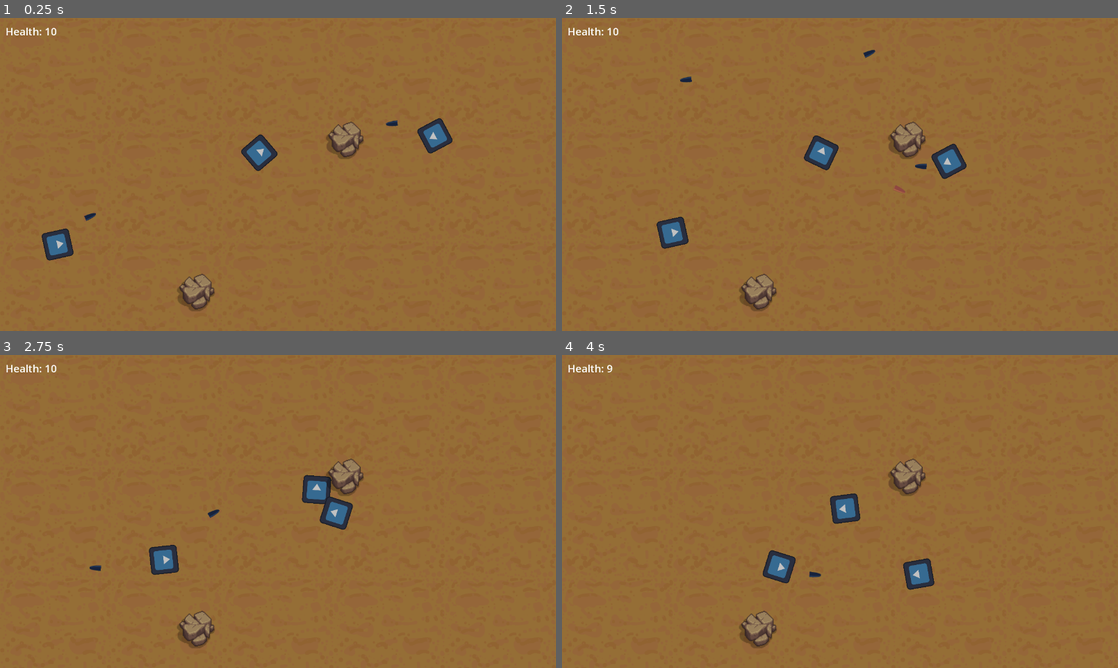
Above: before the commit, frames 1-4 (two rows, left to right).
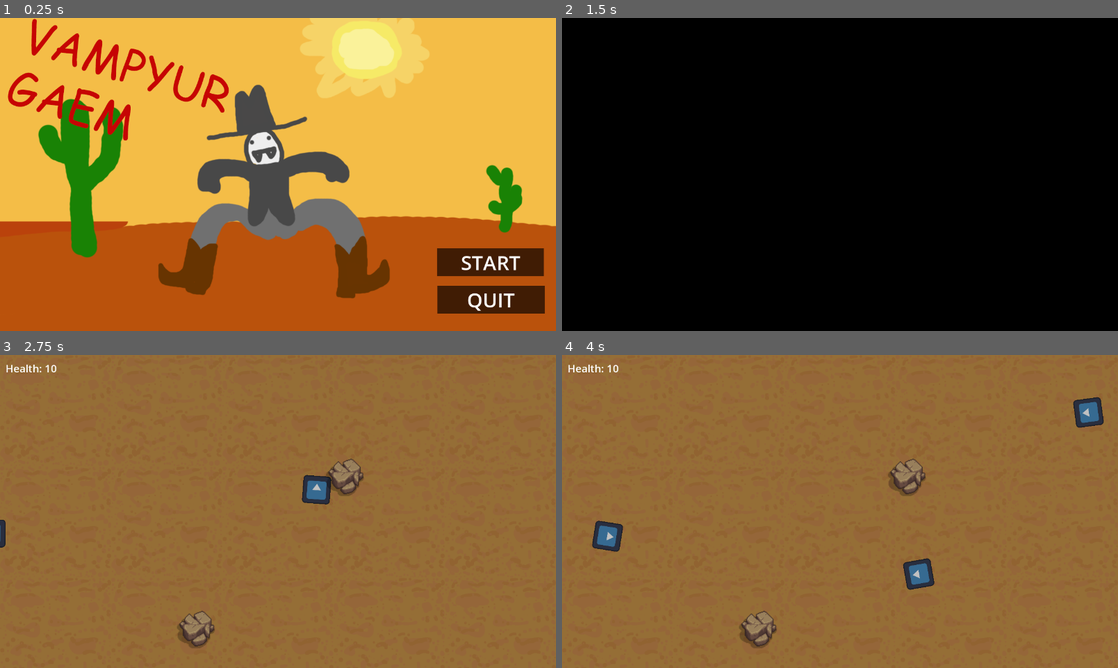
Above: after the commit, the same moments.

Repository: Nevakanezah/project-solar
Game: Godot game, scene res://Scenes/main_menu.tscn
Same seed, same stepped clock (60 frames per second), same inputs: the game is played once before the commit and once after it. Before the commit the project starts from res://Scenes/level.tscn. The engine's default icon, where the game draws it, is replaced by a stand-in: a white triangle on a blue panel in a dark square.
Inputs (mouse positions are in pixels of both pictures, inside the frame that each line leads up to):
- Up to frame 1 (0.25 s): no input
- Up to frame 2 (1.5 s): click (1051, 262) at 0.5 s, where only the run after the commit has a clickable "START"; click (1051, 262) at 1.25 s, where only the run after the commit has a clickable "START"
- Up to frame 3 (2.75 s): move the mouse to (400, 495) at 2.02 s; press the mouse at (400, 495) at 2.03 s; hold D (right) from 2.03 s (still down)
- Up to frame 4 (4 s): move the mouse to (728, 527) at 2.77 s; release D (right) at 2.78 s; release the mouse at (728, 527) at 2.78 s; hold S (down) 2.78-3.53 s; click (728, 527) at 2.85 s; move the mouse to (895, 442) at 3.52 s; press the mouse at (895, 442) at 3.53 s; hold D (right) from 3.53 s (still down)

The runs differ from the first frame. In frame 1, 100% of the frame differs, in the area x 0-100%, y 0-100%; in frame 2, 100%; in frame 3, 1.0%; in frame 4, 1.9%.

Commit message:
Unify audio handling, and add main menu - Unified SFX handling into GlobalSoundManager - Added main menu with prototype art - Added screen transition effect - minor fixes to enemy behaviour

Diff:
--- a/Objects/Scenes/enemy.tscn
+++ b/Objects/Scenes/enemy.tscn
@@ -1,11 +1,10 @@
-[gd_scene load_steps=9 format=3 uid="uid://cwulc8kgwxlfe"]
+[gd_scene load_steps=8 format=3 uid="uid://cwulc8kgwxlfe"]
 
 [ext_resource type="Texture2D" uid="uid://c211of1yjljgw" path="res://icon.svg" id="1_gq0rh"]
 [ext_resource type="Script" path="res://Objects/Scripts/enemy.gd" id="1_xwkit"]
 [ext_resource type="Script" path="res://Objects/Scripts/enemy_weapon.gd" id="3_me6io"]
 [ext_resource type="PackedScene" uid="uid://bshyc7o2b8stj" path="res://Util/health_component.tscn" id="4_5gu80"]
 [ext_resource type="PackedScene" uid="uid://cenya1qutm3l7" path="res://Util/HurtboxComponent.tscn" id="5_fhnjc"]
-[ext_resource type="AudioStream" uid="uid://cmd2s6enge0ji" path="res://Assets/Audio/SFX/enemy sfx/sfx_enemy_shoot.mp3" id="6_mc6l3"]
 
 [sub_resource type="RectangleShape2D" id="RectangleShape2D_42cxy"]
 size = Vector2(63, 63)
@@ -15,7 +14,7 @@
 
 [node name="Enemy" type="CharacterBody2D"]
 collision_layer = 4
-collision_mask = 28
+collision_mask = 12
 script = ExtResource("1_xwkit")
 
 [node name="FloorCollision" type="CollisionShape2D" parent="."]
@@ -44,10 +43,9 @@
 [node name="MeleeAttackTimer" type="Timer" parent="."]
 wait_time = 0.2
 
-[node name="EnemyWeapon" type="Node2D" parent="." node_paths=PackedStringArray("firing_position", "attack_sfx")]
+[node name="EnemyWeapon" type="Node2D" parent="." node_paths=PackedStringArray("firing_position")]
 script = ExtResource("3_me6io")
 firing_position = NodePath("../FiringPosition")
-attack_sfx = NodePath("../ASP_gunshot")
 
 [node name="HealthComponent" parent="." node_paths=PackedStringArray("hurtbox") instance=ExtResource("4_5gu80")]
 hurtbox = NodePath("../HurtboxComponent")
@@ -64,9 +62,6 @@
 
 [node name="FiringPosition" type="Marker2D" parent="."]
 
-[node name="ASP_gunshot" type="AudioStreamPlayer2D" parent="."]
-stream = ExtResource("6_mc6l3")
-
 [connection signal="body_entered" from="MeleeDamageArea" to="." method="_on_damage_area_body_entered"]
 [connection signal="body_exited" from="MeleeDamageArea" to="." method="_on_damage_area_body_exited"]
 [connection signal="velocity_computed" from="NavigationAgent2D" to="." method="_on_navigation_agent_2d_velocity_computed"]
--- a/Objects/Scripts/enemy_weapon.gd
+++ b/Objects/Scripts/enemy_weapon.gd
@@ -2,7 +2,6 @@
 
 @onready var weapon_owner : CharacterBody2D = get_owner()
 @export var firing_position : Marker2D
-@export var attack_sfx : AudioStreamPlayer2D
 
 @export var max_attack_cooldown := 2.0
 @export var rand_attack_delay := 1.0
@@ -19,7 +18,7 @@
 var bullet_scene: PackedScene = preload("res://Objects/Scenes/bullet.tscn")
 
 var attack_cooldown_remaining := 3.0
-var attacking = true
+var attacking = false
 
 func _physics_process(delta: float) -> void:
 	if not player or not player.visible:
@@ -64,9 +63,7 @@
 
 	projectiles.add_child(bullet)
 	# ============
-	if attack_sfx and not attack_sfx.playing:
-		attack_sfx.pitch_scale = randf_range(0.7, 1.3)
-		attack_sfx.play()
+	GlobalSoundManager.play_gunshot(4.0, 0.7, 1.3)
 
 func _handle_melee_attack():
 	pass
--- a/Player/Scripts/asp_player_die.gd
+++ /dev/null
@@ -1,5 +0,0 @@
-extends AudioStreamPlayer2D
-
-
-func global_player_died_event():
-	play()
--- a/Player/Scripts/player.gd
+++ b/Player/Scripts/player.gd
@@ -1,8 +1,5 @@
 class_name Player
 extends CharacterBody2D
-
-@onready var playerwalkingaudiostream = $"SFX/AudioStreamPlayer_fs"
-@onready var asp_player_hurt = $"SFX/AudioStreamPlayer_hurt"
 
 @export var speed: int = 250
 
@@ -29,22 +26,21 @@
 	if direction != Vector2.ZERO:
 		#velocity = direction * speed
 		velocity = velocity.move_toward(direction * speed, delta*speed*8)
-
-		if not playerwalkingaudiostream.playing:
-			playerwalkingaudiostream.pitch_scale = randf_range(0.9, 1.2)
-			playerwalkingaudiostream.play() #start sound on movement
+		GlobalSoundManager.play_footsteps()
 	else:
 		velocity = velocity.move_toward(Vector2.ZERO, delta*speed*3)
-		playerwalkingaudiostream.stop() #stop sound when idle
+		GlobalSoundManager.stop_footsteps()
 
 	move_and_slide()
 	look_at(get_global_mouse_position())
 
 func _on_health_changed(health : float):
 	ui.health_label.text = "Health: " + str(health_component.health)
-	asp_player_hurt.play()
+	GlobalSoundManager.play_hurt()
 	if health <= 0:
 		_on_player_killed_event()
 
 func _on_player_killed_event():
 	visible = false
+	$PlayerWeapon.enabled = false
+	get_tree().call_group("GlobalPlayerEvents", "global_player_died_event")
--- a/Player/Scripts/player_weapon.gd
+++ b/Player/Scripts/player_weapon.gd
@@ -4,10 +4,10 @@
 
 @export var firing_position : Marker2D
 @export var max_attack_cooldown := 0.6
+@export var enabled := true
 
 @onready var player : Player = get_owner()
 @onready var projectiles: Node = get_node("/root/Level/Projectiles")
-@onready var playershootingaudiostream = $"../SFX/AudioStreamPlayer_shoot"
 
 var bullet_scene: PackedScene = preload("res://Objects/Scenes/bullet.tscn")
 
@@ -15,7 +15,8 @@
 var attacking = true
 
 func _physics_process(delta: float) -> void:
-
+	if not enabled:
+		return
 	if attack_cooldown_remaining > 0.0:
 		attack_cooldown_remaining -= delta
 
@@ -49,5 +50,5 @@
 		projectiles.add_child(spawned_bullet)
 		spawned_bullet.global_position = firing_position.global_position
 		spawned_bullet.rotation = aim_direction.angle()
-		playershootingaudiostream.play()
+		GlobalSoundManager.play_gunshot()
 		player_weapon_fired.emit()
--- a/Player/player.tscn
+++ b/Player/player.tscn
@@ -1,13 +1,10 @@
-[gd_scene load_steps=11 format=3 uid="uid://dt7rhhabjhbvt"]
+[gd_scene load_steps=8 format=3 uid="uid://dt7rhhabjhbvt"]
 
 [ext_resource type="Script" path="res://Player/Scripts/player.gd" id="1_8ndhk"]
 [ext_resource type="Texture2D" uid="uid://c211of1yjljgw" path="res://icon.svg" id="2_gojew"]
 [ext_resource type="PackedScene" uid="uid://bshyc7o2b8stj" path="res://Util/health_component.tscn" id="3_r2k1o"]
 [ext_resource type="PackedScene" uid="uid://cenya1qutm3l7" path="res://Util/HurtboxComponent.tscn" id="4_sdw4b"]
 [ext_resource type="Script" path="res://Player/Scripts/player_weapon.gd" id="5_c1be6"]
-[ext_resource type="AudioStream" uid="uid://dwh2a4s3b4ls8" path="res://Assets/Audio/SFX/player sfx/sfx_player_fs.mp3" id="6_irx67"]
-[ext_resource type="AudioStream" uid="uid://dpqiwg5f0fmuc" path="res://Assets/Audio/SFX/player sfx/sfx_player_shoot.mp3" id="7_xoxns"]
-[ext_resource type="AudioStream" uid="uid://jwunxy61xq7v" path="res://Assets/Audio/SFX/player sfx/sfx_player_hit.mp3" id="8_04xna"]
 
 [sub_resource type="CircleShape2D" id="CircleShape2D_l4xoc"]
 radius = 33.0038
@@ -43,19 +40,3 @@
 firing_position = NodePath("../FiringPosition")
 
 [node name="FiringPosition" type="Marker2D" parent="."]
-
-[node name="SFX" type="Node" parent="."]
-
-[node name="AudioStreamPlayer_fs" type="AudioStreamPlayer2D" parent="SFX"]
-stream = ExtResource("6_irx67")
-volume_db = 8.0
-bus = &"SFX"
-
-[node name="AudioStreamPlayer_shoot" type="AudioStreamPlayer2D" parent="SFX"]
-stream = ExtResource("7_xoxns")
-bus = &"SFX"
-
-[node name="AudioStreamPlayer_hurt" type="AudioStreamPlayer2D" parent="SFX"]
-stream = ExtResource("8_04xna")
-volume_db = 15.0
-bus = &"SFX"
--- /dev/null
+++ b/Scenes/Scripts/main_menu.gd
@@ -0,0 +1,29 @@
+class_name MainMenu
+extends Control
+
+
+func _init():
+	# Disable buttons until we're ready to use them
+	for child in get_children():
+		if is_instance_of(child, TextureButton):
+			child.disabled = true
+
+# Called when the node enters the scene tree for the first time.
+func _ready():
+	# Enable buttons
+	for child in get_children():
+		if is_instance_of(child, TextureButton):
+			child.disabled = false
+
+func _on_start_button_pressed():
+	var next_scene = load("res://Scenes/level.tscn")
+	SceneTransition.transition_to(next_scene)
+	GlobalSoundManager.play_hurt()
+
+
+func _on_exit_button_pressed():
+	get_tree().quit()
+
+
+func _on_quit_button_pressed():
+	pass # Replace with function body.
--- a/Scenes/level.tscn
+++ b/Scenes/level.tscn
@@ -1,15 +1,18 @@
-[gd_scene load_steps=14 format=4 uid="uid://c1uj63twtyj35"]
+[gd_scene load_steps=12 format=4 uid="uid://c1uj63twtyj35"]
 
 [ext_resource type="PackedScene" uid="uid://dt7rhhabjhbvt" path="res://Player/player.tscn" id="1_24gyy"]
 [ext_resource type="PackedScene" uid="uid://b82n3jasfmuug" path="res://Objects/Scenes/obstacle.tscn" id="1_dqfh5"]
-[ext_resource type="Script" path="res://Scenes/level.gd" id="1_l4aa1"]
+[ext_resource type="Script" path="res://Scenes/Scripts/level.gd" id="1_l4aa1"]
 [ext_resource type="PackedScene" uid="uid://cwulc8kgwxlfe" path="res://Objects/Scenes/enemy.tscn" id="1_s1ljt"]
 [ext_resource type="Texture2D" uid="uid://d14gtg4m0nl36" path="res://Assets/Art/bg.png" id="2_3qchw"]
 [ext_resource type="PackedScene" uid="uid://eatb8kpnr1u" path="res://Scenes/Obstacles/invisible_border.tscn" id="2_erifk"]
 [ext_resource type="PackedScene" uid="uid://baed36aj0tlpi" path="res://Scenes/ui.tscn" id="2_l4o6g"]
 [ext_resource type="AudioStream" uid="uid://bwspkydm5yce0" path="res://Assets/Audio/Music/good_vlad_ugly_loop_130bmp_4_4_battle.wav" id="6_jes3y"]
-[ext_resource type="AudioStream" uid="uid://ddpumr7iptml4" path="res://Assets/Audio/SFX/sfx_lose_stinger.mp3" id="8_wopcl"]
-[ext_resource type="Script" path="res://Player/Scripts/asp_player_die.gd" id="9_4fmxs"]
+
+[sub_resource type="NavigationPolygon" id="NavigationPolygon_ig5e0"]
+vertices = PackedVector2Array(1274.96, 708, 488.344, 708, 530.703, 678.43, 1272.04, 4, 884.859, 281.297, 859.82, 217.539, 359.07, 634.547, 396.352, 708, 8.03906, 708, 10.9609, 4, 853.453, 349.75, 795.094, 373.781, 535.18, 602.273, 731.594, 348.828, 504.43, 555.578, 383.977, 570.023, 701.141, 282.297, 444.961, 536.141, 726.18, 218.547, 793.992, 188.039)
+polygons = Array[PackedInt32Array]([PackedInt32Array(0, 1, 2), PackedInt32Array(3, 0, 4, 5), PackedInt32Array(6, 7, 8, 9), PackedInt32Array(10, 4, 0), PackedInt32Array(11, 10, 0, 2, 12), PackedInt32Array(13, 11, 12, 14), PackedInt32Array(15, 6, 9), PackedInt32Array(16, 17, 15, 9, 18), PackedInt32Array(16, 13, 14, 17), PackedInt32Array(3, 5, 19), PackedInt32Array(9, 3, 19), PackedInt32Array(18, 9, 19)])
+outlines = Array[PackedVector2Array]([PackedVector2Array(1, -6, -2, 718, 1285, 718, 1282, -6), PackedVector2Array(392, 577, 446, 547, 498, 564, 525, 605, 521, 673, 468, 710, 403, 699, 370, 634), PackedVector2Array(794, 199, 852, 225, 874, 281, 846, 342, 795, 363, 739, 341, 712, 282, 734, 226)])
 
 [sub_resource type="TileSetAtlasSource" id="TileSetAtlasSource_lyywh"]
 texture = ExtResource("2_3qchw")
@@ -20,13 +23,11 @@
 tile_size = Vector2i(256, 256)
 sources/0 = SubResource("TileSetAtlasSource_lyywh")
 
-[sub_resource type="NavigationPolygon" id="NavigationPolygon_ig5e0"]
-vertices = PackedVector2Array(1274.96, 708, 488.344, 708, 530.703, 678.43, 1272.04, 4, 884.859, 281.297, 859.82, 217.539, 359.07, 634.547, 396.352, 708, 8.03906, 708, 10.9609, 4, 853.453, 349.75, 795.094, 373.781, 535.18, 602.273, 731.594, 348.828, 504.43, 555.578, 383.977, 570.023, 701.141, 282.297, 444.961, 536.141, 726.18, 218.547, 793.992, 188.039)
-polygons = Array[PackedInt32Array]([PackedInt32Array(0, 1, 2), PackedInt32Array(3, 0, 4, 5), PackedInt32Array(6, 7, 8, 9), PackedInt32Array(10, 4, 0), PackedInt32Array(11, 10, 0, 2, 12), PackedInt32Array(13, 11, 12, 14), PackedInt32Array(15, 6, 9), PackedInt32Array(16, 17, 15, 9, 18), PackedInt32Array(16, 13, 14, 17), PackedInt32Array(3, 5, 19), PackedInt32Array(9, 3, 19), PackedInt32Array(18, 9, 19)])
-outlines = Array[PackedVector2Array]([PackedVector2Array(1, -6, -2, 718, 1285, 718, 1282, -6), PackedVector2Array(392, 577, 446, 547, 498, 564, 525, 605, 521, 673, 468, 710, 403, 699, 370, 634), PackedVector2Array(794, 199, 852, 225, 874, 281, 846, 342, 795, 363, 739, 341, 712, 282, 734, 226)])
-
 [node name="Level" type="Node2D"]
 script = ExtResource("1_l4aa1")
+
+[node name="NavigationRegion2D" type="NavigationRegion2D" parent="."]
+navigation_polygon = SubResource("NavigationPolygon_ig5e0")
 
 [node name="TileMapLayer" type="TileMapLayer" parent="."]
 tile_map_data = PackedByteArray("AAD/////AAAAAAAAAAD//wAAAAAAAAAAAAD//wEAAAAAAAAAAAD//wIAAAAAAAAAAAD//wMAAAAAAAAAAAAAAP …(480 unchanged characters)…
@@ -63,10 +64,10 @@
 [node name="Enemies" type="Node" parent="."]
 
 [node name="Enemy" parent="Enemies" instance=ExtResource("1_s1ljt")]
-position = Vector2(1017, 262)
+position = Vector2(1448, 121)
 
 [node name="Enemy2" parent="Enemies" instance=ExtResource("1_s1ljt")]
-position = Vector2(115, 526)
+position = Vector2(-131, 410)
 
 [node name="Player" parent="." instance=ExtResource("1_24gyy")]
 position = Vector2(597, 310)
@@ -79,12 +80,3 @@
 volume_db = -0.342
 panning_strength = 1.01
 bus = &"Music"
-
-[node name="NavigationRegion2D" type="NavigationRegion2D" parent="."]
-navigation_polygon = SubResource("NavigationPolygon_ig5e0")
-
-[node name="SFX" type="Node" parent="."]
-
-[node name="ASP_Player_Die" type="AudioStreamPlayer2D" parent="SFX" groups=["GlobalPlayerEvents"]]
-stream = ExtResource("8_wopcl")
-script = ExtResource("9_4fmxs")
--- /dev/null
+++ b/Scenes/main_menu.tscn
@@ -0,0 +1,88 @@
+[gd_scene load_steps=9 format=3 uid="uid://b0ngw6rle4cbk"]
+
+[ext_resource type="Script" path="res://Scenes/Scripts/main_menu.gd" id="1_jckcn"]
+[ext_resource type="AudioStream" uid="uid://b0jprx0jaqbfy" path="res://Assets/Audio/Music/good_vlad_ugly_loop_130bmp_4_4_upgrade_menu.wav" id="2_48s6k"]
+[ext_resource type="Texture2D" uid="uid://d0w68dlts6ljw" path="res://Assets/Art/titlePlaceholder.png" id="2_sfdtl"]
+
+[sub_resource type="Gradient" id="Gradient_rqjq0"]
+colors = PackedColorArray(0, 0, 0, 0.654902, 0, 0, 0, 0.654902)
+
+[sub_resource type="GradientTexture2D" id="GradientTexture2D_jvr6d"]
+gradient = SubResource("Gradient_rqjq0")
+fill_to = Vector2(0, 1)
+
+[sub_resource type="SystemFont" id="SystemFont_lpqwg"]
+font_names = PackedStringArray("Comic Sans MS")
+
+[sub_resource type="LabelSettings" id="LabelSettings_8yudv"]
+font = SubResource("SystemFont_lpqwg")
+font_size = 46
+
+[sub_resource type="GradientTexture2D" id="GradientTexture2D_rqfc3"]
+gradient = SubResource("Gradient_rqjq0")
+fill_to = Vector2(0, 1)
+
+[node name="MainMenu" type="Control"]
+layout_mode = 3
+anchors_preset = 15
+anchor_right = 1.0
+anchor_bottom = 1.0
+grow_horizontal = 2
+grow_vertical = 2
+script = ExtResource("1_jckcn")
+
+[node name="Background" type="TextureRect" parent="."]
+layout_mode = 1
+anchors_preset = 15
+anchor_right = 1.0
+anchor_bottom = 1.0
+grow_horizontal = 2
+grow_vertical = 2
+texture = ExtResource("2_sfdtl")
+
+[node name="Menu" type="TextureRect" parent="."]
+offset_right = 40.0
+offset_bottom = 40.0
+
+[node name="StartButton" type="TextureButton" parent="Menu"]
+offset_left = 1006.0
+offset_top = 530.0
+offset_right = 1252.0
+offset_bottom = 594.0
+texture_normal = SubResource("GradientTexture2D_jvr6d")
+stretch_mode = 0
+
+[node name="Label" type="Label" parent="Menu/StartButton"]
+layout_mode = 0
+offset_left = 2.0
+offset_right = 245.0
+offset_bottom = 65.0
+text = "START"
+label_settings = SubResource("LabelSettings_8yudv")
+horizontal_alignment = 1
+vertical_alignment = 1
+
+[node name="QuitButton" type="TextureButton" parent="Menu"]
+offset_left = 1007.0
+offset_top = 616.0
+offset_right = 1254.0
+offset_bottom = 680.0
+texture_normal = SubResource("GradientTexture2D_rqfc3")
+stretch_mode = 0
+
+[node name="Label" type="Label" parent="Menu/QuitButton"]
+offset_left = 2.0
+offset_right = 245.0
+offset_bottom = 65.0
+text = "QUIT"
+label_settings = SubResource("LabelSettings_8yudv")
+horizontal_alignment = 1
+vertical_alignment = 1
+
+[node name="MenuSong" type="AudioStreamPlayer" parent="."]
+stream = ExtResource("2_48s6k")
+autoplay = true
+bus = &"Music"
+
+[connection signal="pressed" from="Menu/StartButton" to="." method="_on_start_button_pressed"]
+[connection signal="pressed" from="Menu/QuitButton" to="." method="_on_quit_button_pressed"]
--- a/Util/Components/HealthComponent.gd
+++ b/Util/Components/HealthComponent.gd
@@ -41,7 +41,6 @@
 	if health <= 0:
 		health = 0
 		alive = false
-		get_tree().call_group("GlobalPlayerEvents", "global_player_died_event")
 		if animation_player:
 			animation_player.play("death")
 		return
--- /dev/null
+++ b/Util/GlobalSoundManager.tscn
@@ -0,0 +1,29 @@
+[gd_scene load_steps=6 format=3 uid="uid://b3fb508li2luj"]
+
+[ext_resource type="Script" path="res://Util/Scripts/global_sound_manager.gd" id="1_cq6b3"]
+[ext_resource type="AudioStream" uid="uid://dwh2a4s3b4ls8" path="res://Assets/Audio/SFX/player sfx/sfx_player_fs.mp3" id="2_0g2dm"]
+[ext_resource type="AudioStream" uid="uid://dpqiwg5f0fmuc" path="res://Assets/Audio/SFX/player sfx/sfx_player_shoot.mp3" id="3_uh06a"]
+[ext_resource type="AudioStream" uid="uid://jwunxy61xq7v" path="res://Assets/Audio/SFX/player sfx/sfx_player_hit.mp3" id="4_qvy3q"]
+[ext_resource type="AudioStream" uid="uid://ddpumr7iptml4" path="res://Assets/Audio/SFX/sfx_lose_stinger.mp3" id="5_gyby3"]
+
+[node name="GlobalSoundManager" type="Node" groups=["GlobalPlayerEvents"]]
+script = ExtResource("1_cq6b3")
+
+[node name="AudioStreamPlayer" type="AudioStreamPlayer" parent="."]
+
+[node name="sfx_footstep" type="AudioStreamPlayer" parent="."]
+stream = ExtResource("2_0g2dm")
+volume_db = 8.0
+bus = &"SFX"
+
+[node name="sfx_shoot" type="AudioStreamPlayer" parent="."]
+stream = ExtResource("3_uh06a")
+max_polyphony = 10
+
+[node name="sfx_hurt" type="AudioStreamPlayer" parent="."]
+stream = ExtResource("4_qvy3q")
+volume_db = 15.0
+bus = &"SFX"
+
+[node name="sfx_player_die" type="AudioStreamPlayer" parent="."]
+stream = ExtResource("5_gyby3")
--- /dev/null
+++ b/Util/Scripts/global_sound_manager.gd
@@ -0,0 +1,51 @@
+extends Node
+
+
+@export var fade_duration := 2.0
+@export var original_volume_db := AudioServer.get_bus_volume_db(AudioServer.get_bus_index("Music"))
+@onready var sfx_footstep = $sfx_footstep
+
+# Called when the node enters the scene tree for the first time.
+func _ready():
+	SceneTransition.music_transition.connect(_on_music_transition)
+
+
+# Called every frame. 'delta' is the elapsed time since the previous frame.
+func _process(delta):
+	pass
+
+func _on_music_transition():
+	var tween = create_tween()
+	tween.set_trans(Tween.TRANS_LINEAR)
+	tween.set_ease(Tween.EASE_IN_OUT)
+	var music_bus_index = AudioServer.get_bus_index("Music")
+	var current_volume_db = AudioServer.get_bus_volume_db(music_bus_index)
+
+		# Fade out
+	tween.tween_method(set_bus_volume, current_volume_db, -80.0, fade_duration / 2)
+
+	# Fade back in
+	tween.tween_method(set_bus_volume, -80.0, original_volume_db, 0.1)
+
+func set_bus_volume(volume_db: float):
+	var music_bus_index = AudioServer.get_bus_index("Music")
+	AudioServer.set_bus_volume_db(music_bus_index, volume_db)
+
+func play_gunshot(volume : float = 0.0, pitch_bottom : float = 1.0, pitch_top : float = 1.0):
+	$sfx_shoot.volume_db = volume
+	$sfx_shoot.pitch_scale = randf_range(pitch_bottom, pitch_top)
+	$sfx_shoot.play()
+
+func play_hurt():
+	$sfx_hurt.play()
+
+func play_footsteps():
+	if not sfx_footstep.playing:
+		sfx_footstep.pitch_scale = randf_range(0.9, 1.2)
+		sfx_footstep.play()
+
+func stop_footsteps():
+	sfx_footstep.stop()
+
+func global_player_died_event():
+	$sfx_player_die.play()
--- /dev/null
+++ b/Util/Scripts/scene_transition.gd
@@ -0,0 +1,21 @@
+extends Node
+## Used for fade in/out effect on scene transitions
+## @tutorial: https://www.gdquest.com/tutorial/godot/2d/scene-transition-rect/
+
+signal music_transition
+
+func transition_to(next_scene: PackedScene):
+	# Plays the fade animation and wait until it finishes
+	$AnimationPlayer.play("Fade")
+	emit_signal("music_transition")
+	await $AnimationPlayer.animation_finished
+	# Change the scene
+	get_tree().change_scene_to_packed(next_scene)
+	# Play animation to fade in
+	$AnimationPlayer.play_backwards("Fade")
+
+func play_fade_out():
+	$AnimationPlayer.play("Fade")
+
+func play_fade_in():
+	$AnimationPlayer.play_backwards("Fade")
--- /dev/null
+++ b/Util/scene_transition.tscn
@@ -0,0 +1,59 @@
+[gd_scene load_steps=5 format=3 uid="uid://bvkexpdjcm43c"]
+
+[ext_resource type="Script" path="res://Util/Scripts/scene_transition.gd" id="1_hkhc1"]
+
+[sub_resource type="Animation" id="Animation_dtj7p"]
+resource_name = "Fade"
+tracks/0/type = "value"
+tracks/0/imported = false
+tracks/0/enabled = true
+tracks/0/path = NodePath("TransitionRect:modulate")
+tracks/0/interp = 1
+tracks/0/loop_wrap = true
+tracks/0/keys = {
+"times": PackedFloat32Array(0, 0.5),
+"transitions": PackedFloat32Array(1, 1),
+"update": 0,
+"values": [Color(1, 1, 1, 0), Color(1, 1, 1, 1)]
+}
+
+[sub_resource type="Animation" id="Animation_58a63"]
+length = 0.001
+tracks/0/type = "value"
+tracks/0/imported = false
+tracks/0/enabled = true
+tracks/0/path = NodePath("TransitionRect:modulate")
+tracks/0/interp = 1
+tracks/0/loop_wrap = true
+tracks/0/keys = {
+"times": PackedFloat32Array(0),
+"transitions": PackedFloat32Array(1),
+"update": 0,
+"values": [Color(1, 1, 1, 0)]
+}
+
+[sub_resource type="AnimationLibrary" id="AnimationLibrary_3eojt"]
+_data = {
+"Fade": SubResource("Animation_dtj7p"),
+"RESET": SubResource("Animation_58a63")
+}
+
+[node name="SceneTransition" type="Node"]
+script = ExtResource("1_hkhc1")
+
+[node name="TransitionRect" type="ColorRect" parent="."]
+modulate = Color(1, 1, 1, 0)
+z_index = 1
+z_as_relative = false
+anchors_preset = 15
+anchor_right = 1.0
+anchor_bottom = 1.0
+grow_horizontal = 2
+grow_vertical = 2
+mouse_filter = 2
+color = Color(0, 0, 0, 1)
+
+[node name="AnimationPlayer" type="AnimationPlayer" parent="."]
+libraries = {
+"": SubResource("AnimationLibrary_3eojt")
+}
--- a/default_bus_layout.tres
+++ b/default_bus_layout.tres
@@ -1,4 +1,13 @@
-[gd_resource type="AudioBusLayout" format=3 uid="uid://dwdjvoj5dqum7"]
+[gd_resource type="AudioBusLayout" load_steps=2 format=3 uid="uid://dwdjvoj5dqum7"]
+
+[sub_resource type="AudioEffectReverb" id="AudioEffectReverb_vhnfx"]
+resource_name = "Reverb"
+predelay_msec = 20.0
+room_size = 0.2
+damping = 0.0
+hipass = 0.6
+dry = 0.0
+wet = 0.2
 
 [resource]
 bus/1/name = &"Music"
@@ -13,3 +22,11 @@
 bus/2/bypass_fx = false
 bus/2/volume_db = 0.0
 bus/2/send = &"Master"
+bus/3/name = &"SFX_Reverb"
+bus/3/solo = false
+bus/3/mute = false
+bus/3/bypass_fx = false
+bus/3/volume_db = 0.0
+bus/3/send = &"SFX"
+bus/3/effect/0/effect = SubResource("AudioEffectReverb_vhnfx")
+bus/3/effect/0/enabled = true
--- a/project.godot
+++ b/project.godot
@@ -12,9 +12,14 @@
 
 config/name="Vampire Cowboy"
 config/tags=PackedStringArray("actively_working_on")
-run/main_scene="res://Scenes/level.tscn"
+run/main_scene="res://Scenes/main_menu.tscn"
 config/features=PackedStringArray("4.3", "Mobile")
 config/icon="res://icon.svg"
+
+[autoload]
+
+SceneTransition="*res://Util/scene_transition.tscn"
+GlobalSoundManager="*res://Util/GlobalSoundManager.tscn"
 
 [display]
 
Binary file added: Assets/Art/titlePlaceholder.png
Not shown, added: Assets/Art/titlePlaceholder.png.import
Renamed: Scenes/level.gd -> Scenes/Scripts/level.gd
Renamed: Util/Classes/Attack.gd -> Util/Scripts/Attack.gd
